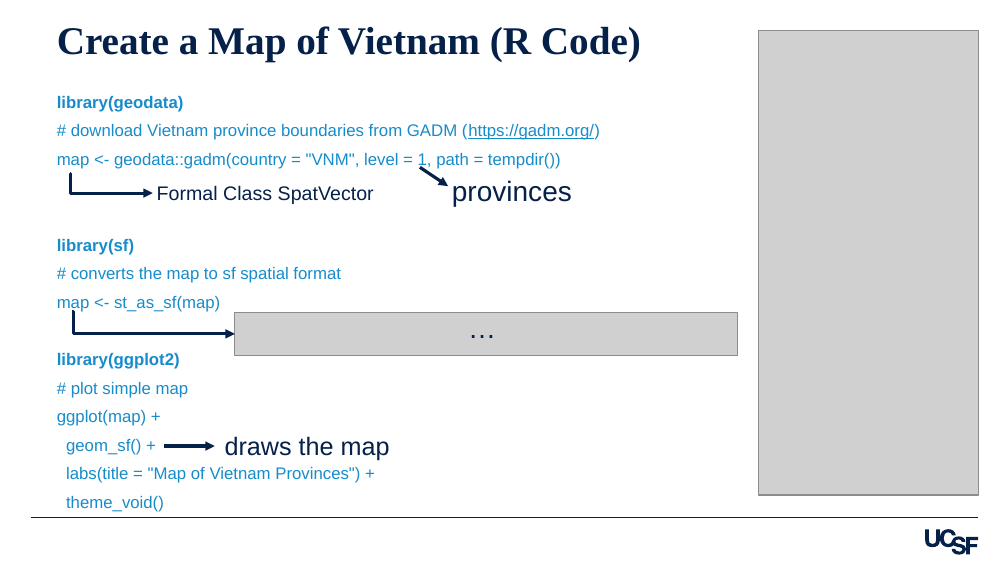
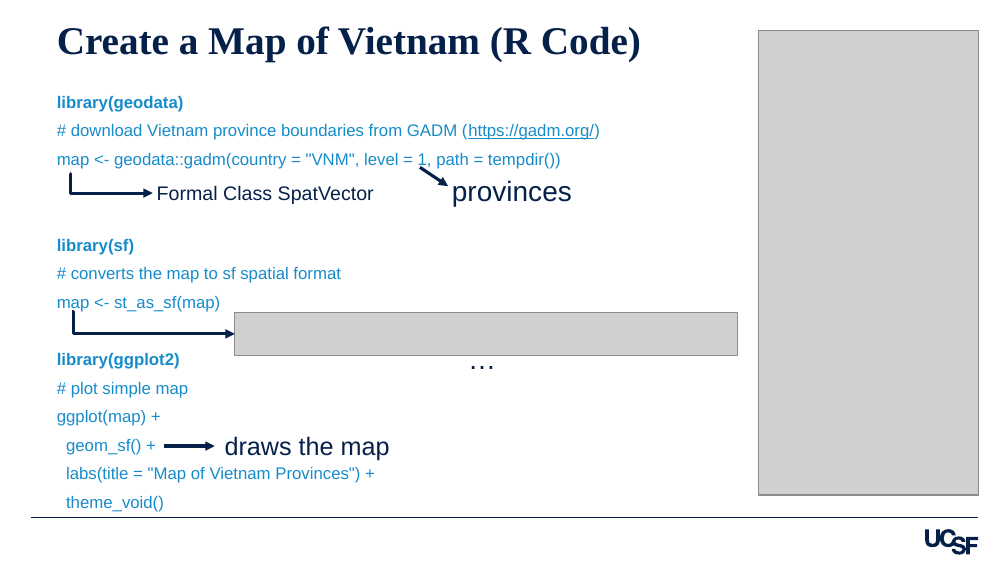
Before and after one commit to amirzazadeh/DataVisualization, a slide deck: slide 28 of Slides_Eng_Data_Visualization_in_R_Ali_Mirzazadeh.pptx. Drawn at 1008x567 pixels with LibreOffice and Linux fonts; fonts in the diff are those of the drawing; grey boxes stand for pictures. Boxes give left, top, right and bottom in pixels: in the first picture for what was removed or moved away, otherwise in the second. Text is boxed around its words. In the diff, an @@ line names an element or a change of style, - is before the commit and + after.

```diff
--- a/Slides_Eng_Data_Visualization_in_R_Ali_Mirzazadeh.pptx
+++ b/Slides_Eng_Data_Visualization_in_R_Ali_Mirzazadeh.pptx
@@ text "…": place and size @@
-text "…" at bbox=[469, 310, 504, 345]
+text "…" at bbox=[469, 342, 504, 376]
```
Also in this commit, not shown: 3 other slides changed.
